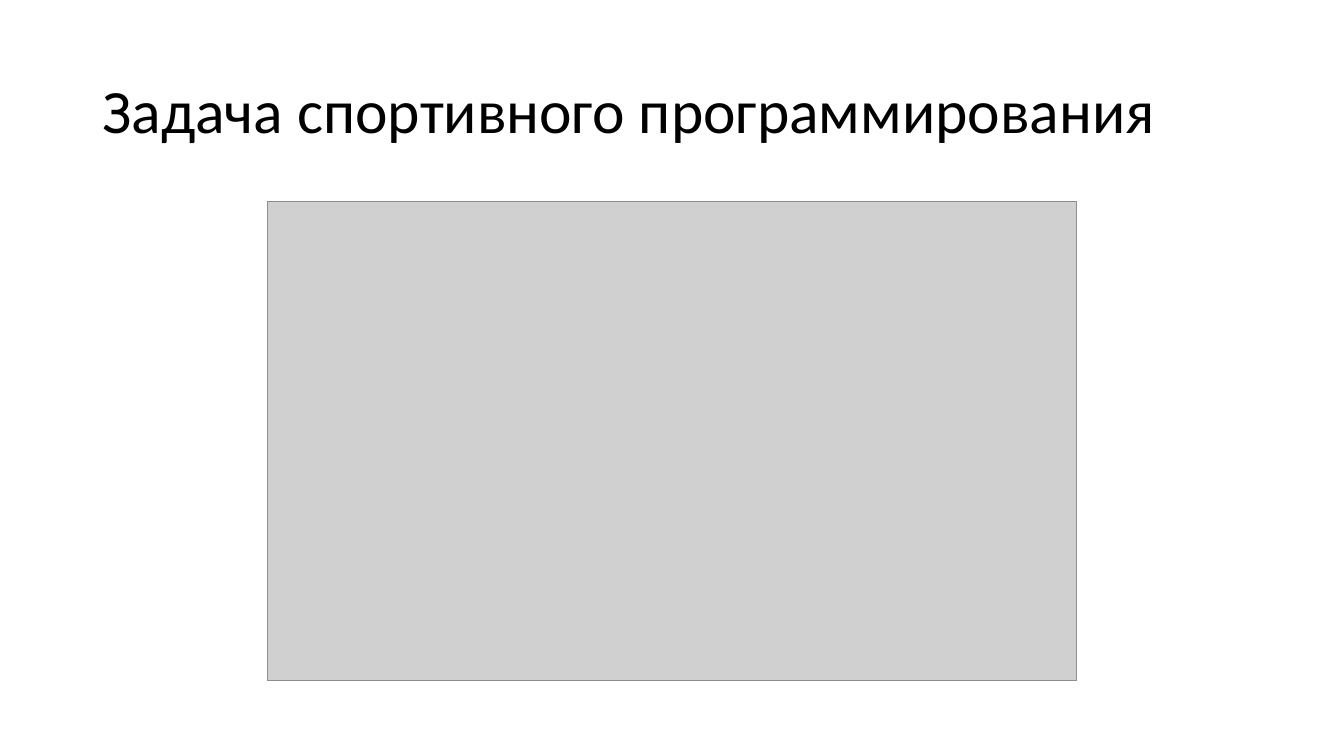
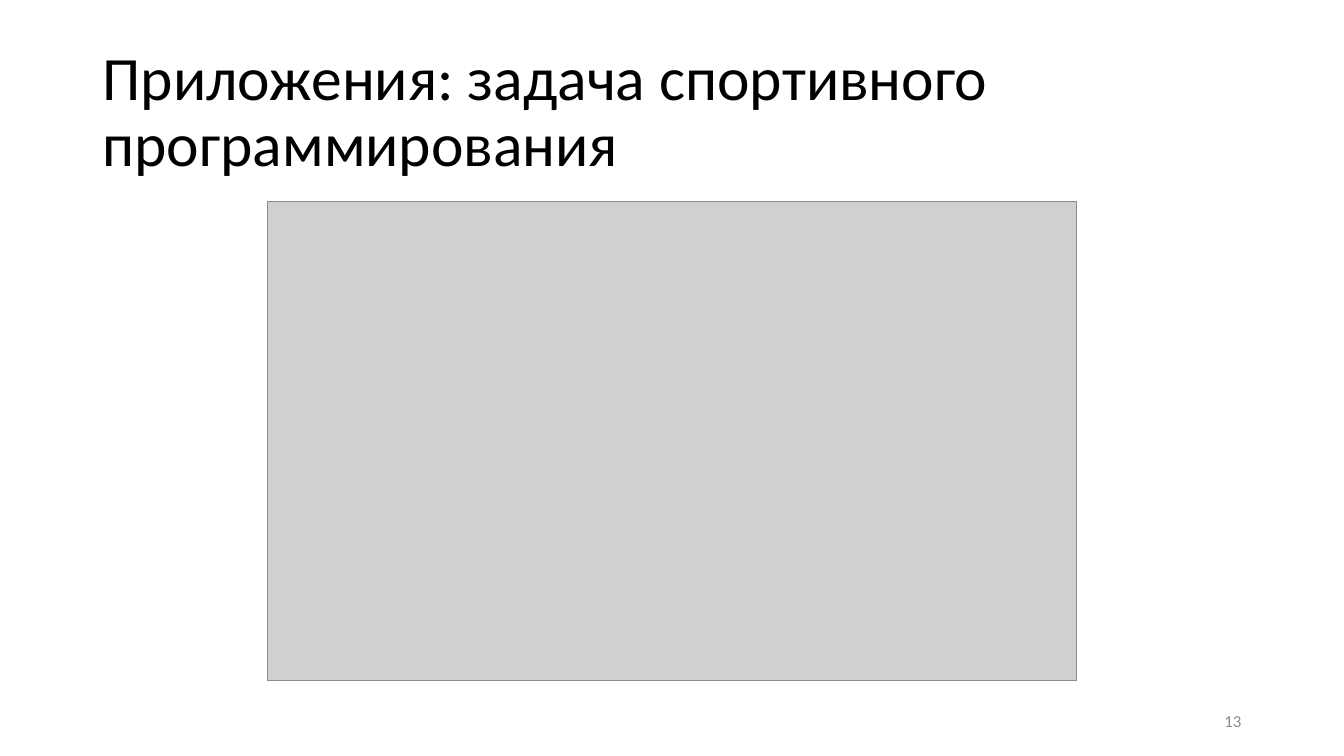
Before and after one commit to KerkDovan/GPO, a slide deck: slide 13 of Конференции/Международная научно-практическая конференция -Электронные средства и системы управления-/Выступление/Презентация.pptx (slide 6 before the commit). Drawn at 1344x756 pixels with LibreOffice and Linux fonts; fonts in the diff are those of the drawing; grey boxes stand for pictures. Boxes give left, top, right and bottom in pixels: in the first picture for what was removed or moved away, otherwise in the second. Text is boxed around its words. In the diff, an @@ line names an element or a change of style, - is before the commit and + after.

```diff
--- a/Конференции/Международная научно-практическая конференция -Электронные средства и системы управления-/Выступление/Презентация.pptx
+++ b/Конференции/Международная научно-практическая конференция -Электронные средства и системы управления-/Выступление/Презентация.pptx
@@ title at [102,60,987,176]: text changed @@
-Задача спортивного программирования
+Приложения: задача спортивного программирования
@@ page number added at [1224,716,1241,727], 12 pt, text #8C8C8C @@
+13
```
Also in this commit, not shown: 7 other slides changed, 8 slides added, 3 other files.
